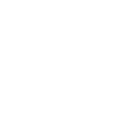
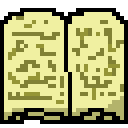
Before/after of a 128 x 128 layered artwork. What changed in the layer stack:
hid "Layer 11" over [0,8,128,124]
showed "Layer 4" over [0,8,128,124]
